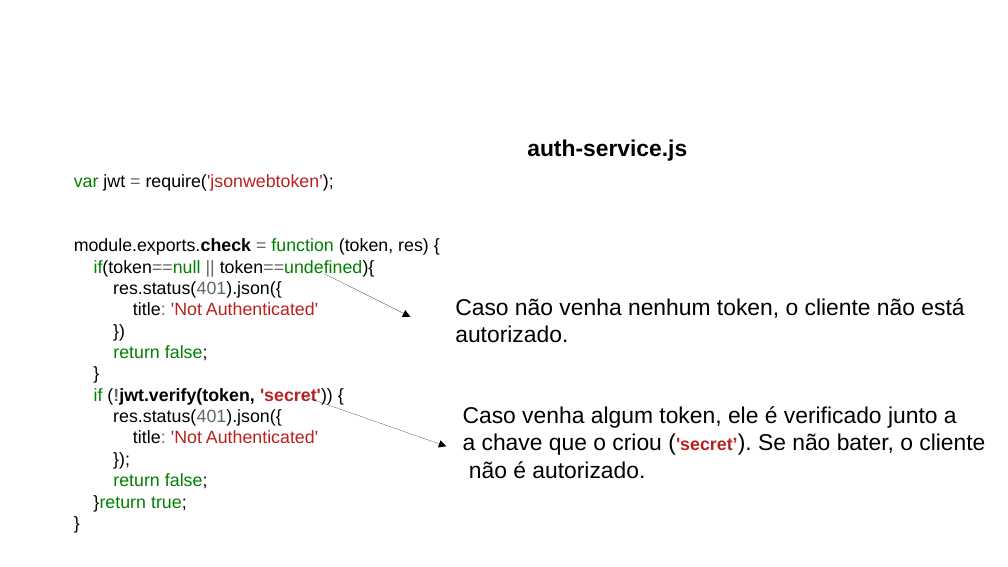
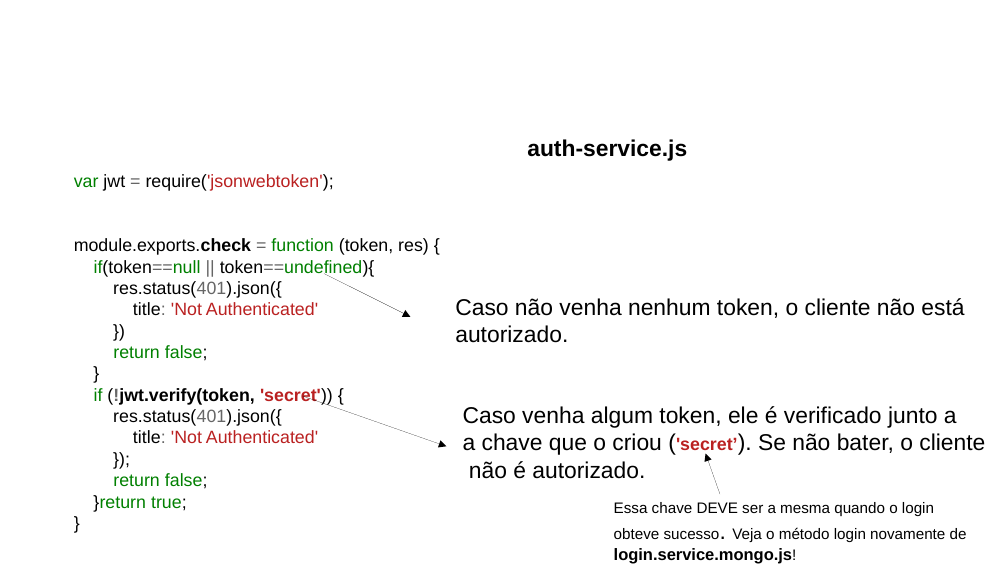
Before and after one commit to CCastro01/PIW-2019_1, a slide deck: slide 50 of SLIDES/14 - Refatoração do Projeto CRUD.odp (slide 49 before the commit). Drawn at 1008x567 pixels with LibreOffice and Linux fonts; fonts in the diff are those of the drawing; background and template pictures are left out. Boxes give left, top, right and bottom in pixels: in the first picture for what was removed or moved away, otherwise in the second. Text is boxed around its words. In the diff, an @@ line names an element or a change of style, - is before the commit and + after.

```diff
--- a/SLIDES/14 - Refatoração do Projeto CRUD.odp
+++ b/SLIDES/14 - Refatoração do Projeto CRUD.odp
@@ arrow added from (720, 494) to (706, 454), #000000 0 pt @@
@@ text added at (614,502,967,564), 12 pt, text #000000 @@
+Essa chave DEVE ser a mesma quando o login
+obteve sucesso. Veja o método login novamente de
+login.service.mongo.js!
```
Also in this commit, not shown: 23 other slides changed, 1 slide added, 27 other files.
